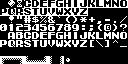
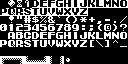
Before/after of a 128 × 64 layered artwork. What changed in the layer stack:
painted on "Layer 1" over [24,0,32,8]
